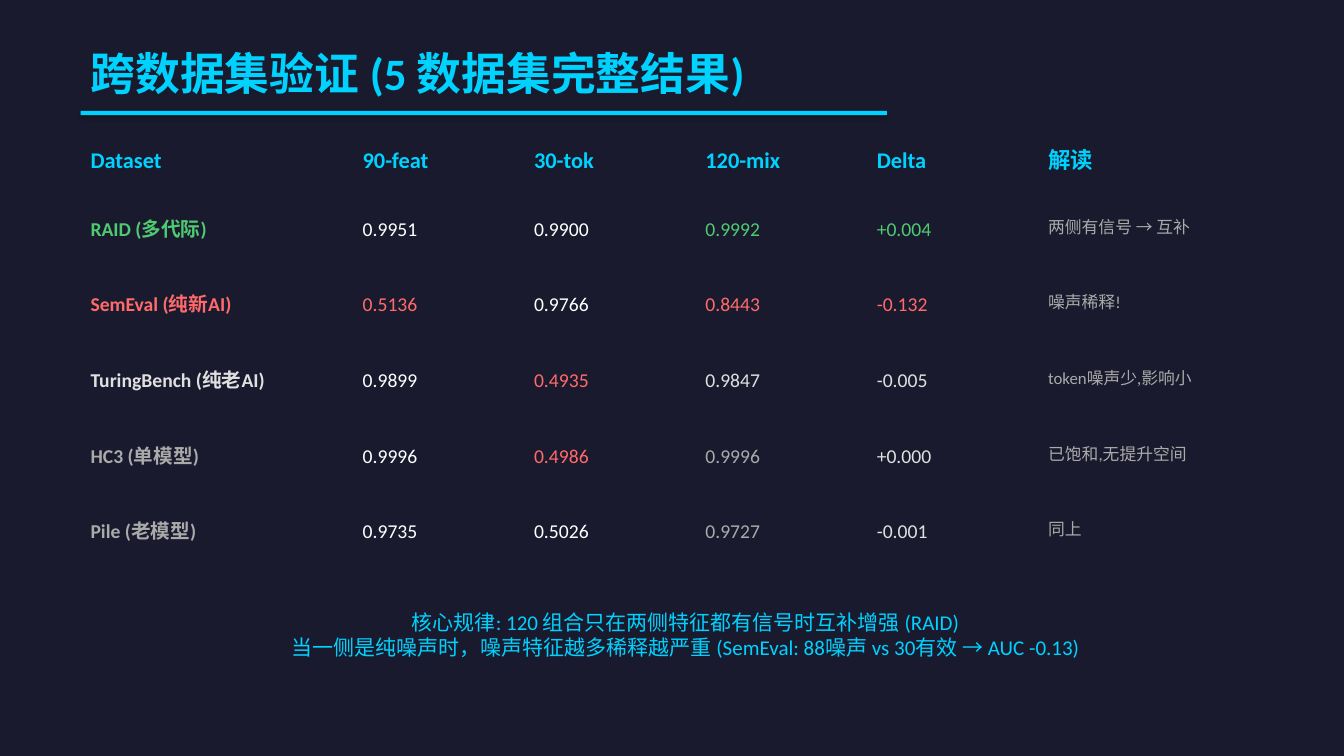
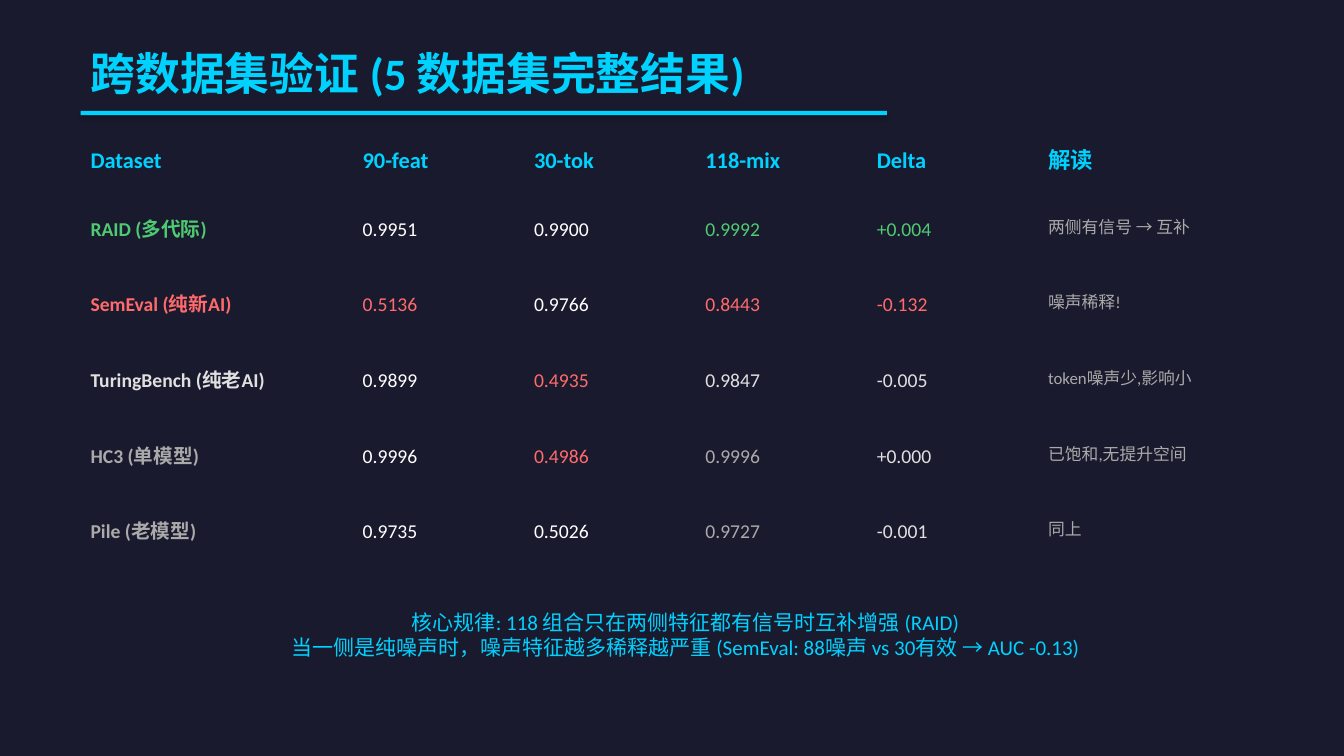
Before and after one commit to HaibinLai/HC3, a slide deck: slide 18 of reports/AIGC_Detection_Presentation.pptx. Drawn at 1344x756 pixels with LibreOffice and Linux fonts; fonts in the diff are those of the drawing. Boxes give left, top, right and bottom in pixels: in the first picture for what was removed or moved away, otherwise in the second. Text is boxed around its words. In the diff, an @@ line names an element or a change of style, - is before the commit and + after.

```diff
--- a/reports/AIGC_Detection_Presentation.pptx
+++ b/reports/AIGC_Detection_Presentation.pptx
@@ text at box(705, 152, 780, 168): text changed @@
-120-mix
+118-mix
@@ text at box(292, 612, 1079, 658): text changed @@
-核心规律: 120 组合只在两侧特征都有信号时互补增强 (RAID)
-当一侧是纯噪声时，噪声特征越多稀释越严重 (SemEval: 88噪声 vs 30有效 → AUC -0.13)
+核心规律: 118 组合只在两侧特征都有信号时互补增强 (RAID)
+当一侧是纯噪声时，噪声特征越多稀释越严重 (SemEval: 88噪声 vs 30有效 → AUC -0.13)
```
Also in this commit, not shown: 5 other slides changed, 2 other files.
